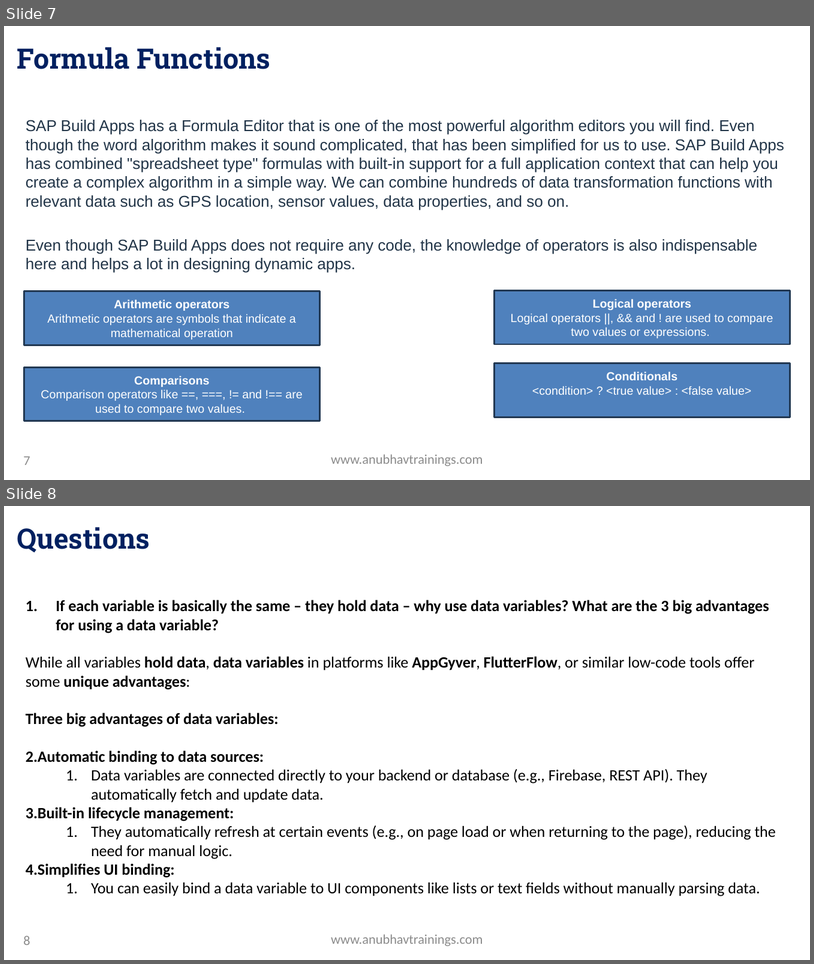
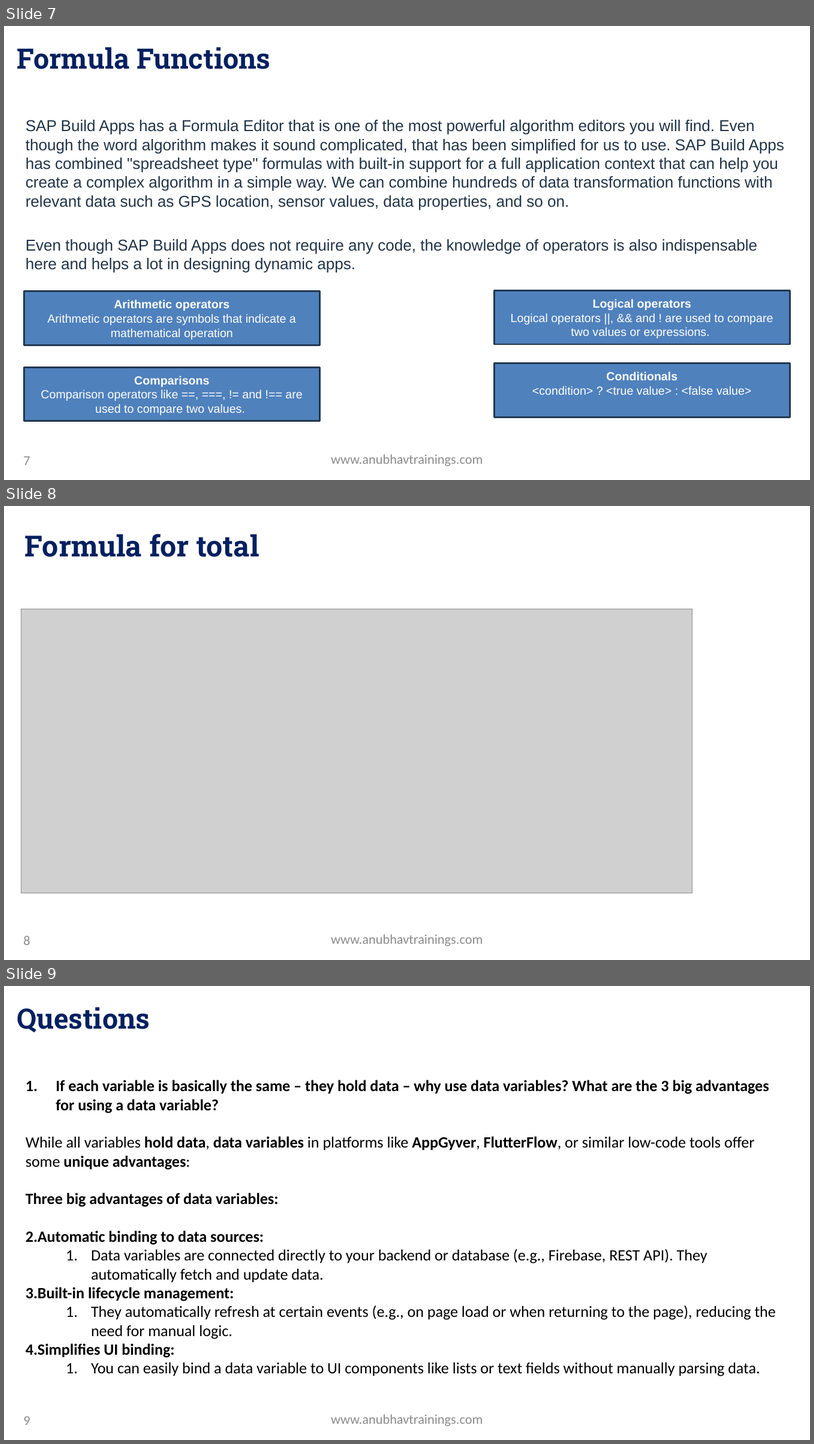
Before and after one commit to soyuztechnologies/SAP_BTP_Build_Apps_Training, a slide deck: Day 6/Day 6 -Build Apps Training.pptx. Shown one above the other, each under a label of ours: slides 7 and 8 before the commit, slides 7, 8 and 9 after it. The pictures are 814x964 and 814x1444 pixels, drawn with LibreOffice and Linux fonts; fonts in the diff are those of the drawing; grey boxes stand for pictures; background and template pictures are left out. Boxes give left, top, right and bottom in pixels: in the first picture for what was removed or moved away, otherwise in the second. Text is boxed around its words. In the diff, an @@ line names an element or a change of style, - is before the commit and + after.

```diff
--- a/Day 6/Day 6 -Build Apps Training.pptx
+++ b/Day 6/Day 6 -Build Apps Training.pptx
@@ slide 8 added at bbox=[4, 506, 810, 960], background picture (left out) @@
@@ title added at bbox=[24, 534, 259, 557], 34.7 pt, text gradient #002060 to #0070C0, bold @@
+Formula for total
@@ picture added at bbox=[21, 609, 692, 892] @@
@@ page number added at bbox=[23, 936, 30, 945], 16 pt, text #8C8C8C @@
+8
@@ text added at bbox=[331, 934, 483, 946], 16 pt, text #8C8C8C @@
+www.anubhavtrainings.com
@@ what was slide 8 is now slide 9 @@
@@ page number at bbox=[23, 1416, 30, 1425]: text changed @@
-8
+9
```
Also in this commit, not shown: 1 other file.
